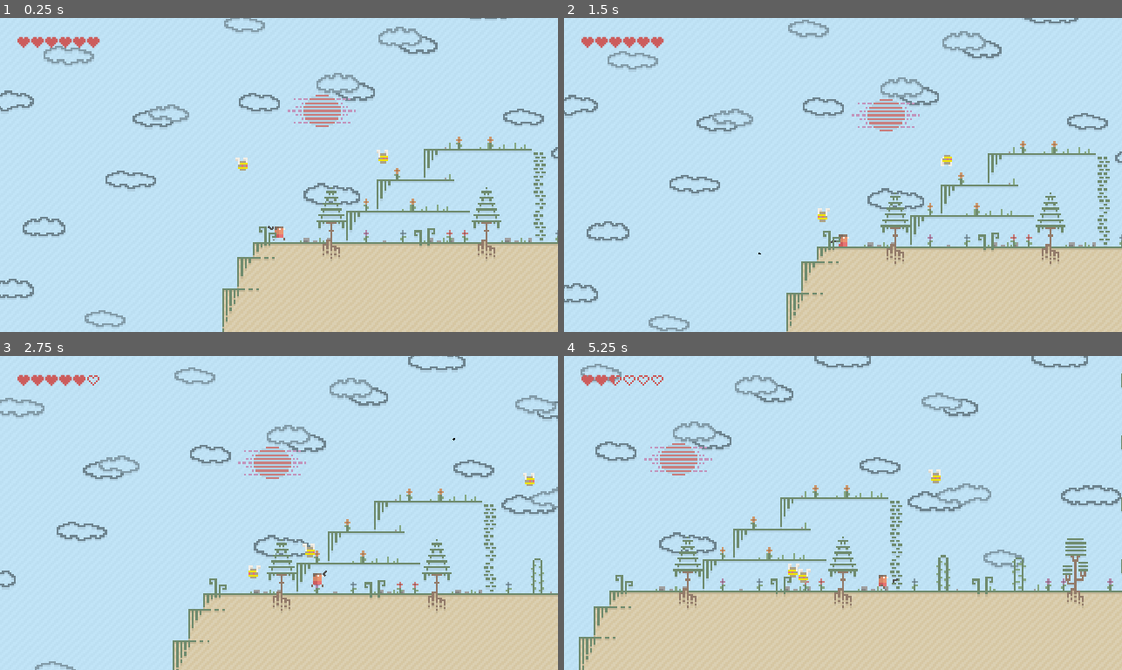
Above: before the commit, frames 1-4 (two rows, left to right).
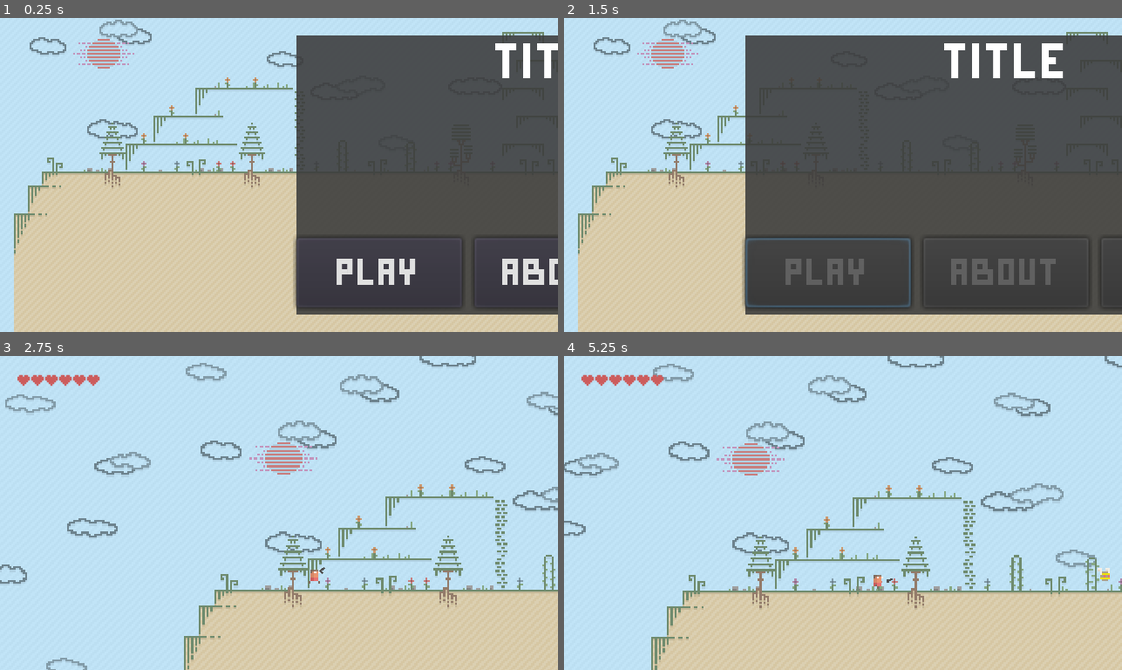
Above: after the commit, the same moments.

Repository: pstupka/Plant-and-survive
Game: Godot game, scene res://src/Levels/Main.tscn
Same seed, same stepped clock (60 frames per second), same inputs: the game is played once before the commit and once after it. Before the commit the project starts from res://src/Levels/TestLevel.tscn.
Inputs (mouse positions are in pixels of both pictures, inside the frame that each line leads up to):
- Up to frame 1 (0.25 s): no input
- Up to frame 2 (1.5 s): click (843, 272) at 0.5 s, where only the run after the commit has a clickable "ABOUT"; click (664, 272) at 1.25 s, where only the run after the commit has a clickable "PLAY"
- Up to frame 3 (2.75 s): move the mouse to (401, 497) at 2.02 s; hold Right (move_right) from 2.03 s (still down); tap Space (shoot) at 2.1 s; tap Up (jump) at 2.27 s
- Up to frame 4 (5.25 s): move the mouse to (731, 528) at 2.77 s; tap Up (jump) at 3.02, 4.52 s; move the mouse to (898, 443) at 3.52 s; release Right (move_right) at 3.53 s; hold Left (move_left) 3.53-4.28 s; move the mouse to (815, 575) at 4.27 s; hold Right (move_right) from 4.28 s (still down); tap Space (shoot) at 4.35 s; move the mouse to (1010, 560) at 5.02 s

The runs differ from the first frame. In frame 1, 68% of the frame differs, in the area x 0-100%, y 0-100%; in frame 2, 78%; in frame 3, 9.4%; in frame 4, 13%.

Commit message:
Add temp menus and game over scenario

Diff:
--- a/project.godot
+++ b/project.godot
@@ -21,7 +21,7 @@
 [application]
 
 config/name="2020 09 Vim Jam"
-run/main_scene="res://src/Levels/TestLevel.tscn"
+run/main_scene="res://src/Levels/Main.tscn"
 config/icon="res://icon.png"
 
 [autoload]
--- a/src/Actors/EnemyBee.tscn
+++ b/src/Actors/EnemyBee.tscn
@@ -55,7 +55,7 @@
 [node name="AnimatedSprite" type="AnimatedSprite" parent="."]
 frames = SubResource( 6 )
 animation = "idle"
-frame = 3
+frame = 1
 playing = true
 
 [node name="CollisionShape2D" type="CollisionShape2D" parent="."]
--- /dev/null
+++ b/src/GUI/GameOver.tscn
@@ -0,0 +1,84 @@
+[gd_scene load_steps=6 format=2]
+
+[ext_resource path="res://Assets/Fonts/pixel.ttf" type="DynamicFontData" id=1]
+[ext_resource path="res://src/scripts/BaseScreen.gd" type="Script" id=2]
+
+[sub_resource type="DynamicFont" id=4]
+size = 28
+font_data = ExtResource( 1 )
+
+[sub_resource type="Theme" id=5]
+
+[sub_resource type="DynamicFont" id=3]
+size = 21
+font_data = ExtResource( 1 )
+
+[node name="GameOverScreen" type="CanvasLayer"]
+offset = Vector2( 320, 0 )
+transform = Transform2D( 1, 0, 0, 1, 320, 0 )
+script = ExtResource( 2 )
+
+[node name="MarginContainer" type="MarginContainer" parent="."]
+anchor_right = 1.0
+anchor_bottom = 1.0
+custom_constants/margin_right = 10
+custom_constants/margin_top = 10
+custom_constants/margin_left = 10
+custom_constants/margin_bottom = 10
+__meta__ = {
+"_edit_use_anchors_": false
+}
+
+[node name="ColorRect" type="ColorRect" parent="MarginContainer"]
+margin_left = 10.0
+margin_top = 10.0
+margin_right = 310.0
+margin_bottom = 170.0
+color = Color( 0.24, 0.24, 0.24, 0.890196 )
+
+[node name="Label" type="Label" parent="MarginContainer/ColorRect"]
+margin_right = 300.0
+margin_bottom = 31.0
+custom_fonts/font = SubResource( 4 )
+text = "GAME OVER"
+align = 1
+__meta__ = {
+"_edit_use_anchors_": false
+}
+
+[node name="HBoxContainer" type="HBoxContainer" parent="MarginContainer/ColorRect"]
+margin_top = 116.0
+margin_right = 300.0
+margin_bottom = 156.0
+grow_horizontal = 2
+grow_vertical = 2
+size_flags_horizontal = 3
+size_flags_vertical = 3
+custom_constants/separation = 7
+__meta__ = {
+"_edit_use_anchors_": false
+}
+
+[node name="MainMenu" type="Button" parent="MarginContainer/ColorRect/HBoxContainer" groups=[
+"buttons",
+]]
+margin_right = 146.0
+margin_bottom = 40.0
+size_flags_horizontal = 3
+size_flags_vertical = 3
+theme = SubResource( 5 )
+custom_fonts/font = SubResource( 3 )
+text = "MAIN MENU"
+
+[node name="Quit" type="Button" parent="MarginContainer/ColorRect/HBoxContainer" groups=[
+"buttons",
+]]
+margin_left = 153.0
+margin_right = 300.0
+margin_bottom = 40.0
+size_flags_horizontal = 3
+size_flags_vertical = 3
+custom_fonts/font = SubResource( 3 )
+text = "QUIT"
+
+[node name="Tween" type="Tween" parent="."]
--- /dev/null
+++ b/src/GUI/Scenes.tscn
@@ -0,0 +1,12 @@
+[gd_scene load_steps=4 format=2]
+
+[ext_resource path="res://src/GUI/GameOver.tscn" type="PackedScene" id=1]
+[ext_resource path="res://src/scripts/Scenes.gd" type="Script" id=2]
+[ext_resource path="res://src/GUI/TitleScreen.tscn" type="PackedScene" id=3]
+
+[node name="Scenes" type="Node"]
+script = ExtResource( 2 )
+
+[node name="TitleScreen" parent="." instance=ExtResource( 3 )]
+
+[node name="GameOverScreen" parent="." instance=ExtResource( 1 )]
--- /dev/null
+++ b/src/GUI/TitleScreen.tscn
@@ -0,0 +1,92 @@
+[gd_scene load_steps=5 format=2]
+
+[ext_resource path="res://Assets/Fonts/pixel.ttf" type="DynamicFontData" id=1]
+[ext_resource path="res://src/scripts/BaseScreen.gd" type="Script" id=2]
+
+[sub_resource type="DynamicFont" id=1]
+size = 28
+font_data = ExtResource( 1 )
+
+[sub_resource type="DynamicFont" id=2]
+size = 21
+font_data = ExtResource( 1 )
+
+[node name="GameOverScreen" type="CanvasLayer"]
+offset = Vector2( 320, 0 )
+transform = Transform2D( 1, 0, 0, 1, 320, 0 )
+script = ExtResource( 2 )
+
+[node name="MarginContainer" type="MarginContainer" parent="."]
+anchor_right = 1.0
+anchor_bottom = 1.0
+custom_constants/margin_right = 10
+custom_constants/margin_top = 10
+custom_constants/margin_left = 10
+custom_constants/margin_bottom = 10
+__meta__ = {
+"_edit_use_anchors_": false
+}
+
+[node name="ColorRect" type="ColorRect" parent="MarginContainer"]
+margin_left = 10.0
+margin_top = 10.0
+margin_right = 310.0
+margin_bottom = 170.0
+color = Color( 0.24, 0.24, 0.24, 0.890196 )
+
+[node name="Label" type="Label" parent="MarginContainer/ColorRect"]
+margin_right = 300.0
+margin_bottom = 31.0
+custom_fonts/font = SubResource( 1 )
+text = "TITLE"
+align = 1
+__meta__ = {
+"_edit_use_anchors_": false
+}
+
+[node name="HBoxContainer" type="HBoxContainer" parent="MarginContainer/ColorRect"]
+margin_top = 116.0
+margin_right = 300.0
+margin_bottom = 156.0
+grow_horizontal = 2
+grow_vertical = 2
+size_flags_horizontal = 3
+size_flags_vertical = 3
+custom_constants/separation = 7
+__meta__ = {
+"_edit_use_anchors_": false
+}
+
+[node name="Play" type="Button" parent="MarginContainer/ColorRect/HBoxContainer" groups=[
+"buttons",
+]]
+margin_right = 95.0
+margin_bottom = 40.0
+size_flags_horizontal = 3
+size_flags_vertical = 3
+custom_fonts/font = SubResource( 2 )
+text = "PLAY"
+
+[node name="About" type="Button" parent="MarginContainer/ColorRect/HBoxContainer" groups=[
+"buttons",
+]]
+margin_left = 102.0
+margin_right = 197.0
+margin_bottom = 40.0
+size_flags_horizontal = 3
+size_flags_vertical = 3
+custom_fonts/font = SubResource( 2 )
+text = "ABOUT"
+
+[node name="Quit" type="Button" parent="MarginContainer/ColorRect/HBoxContainer" groups=[
+"buttons",
+]]
+margin_left = 204.0
+margin_right = 300.0
+margin_bottom = 40.0
+size_flags_horizontal = 3
+size_flags_vertical = 3
+custom_fonts/font = SubResource( 2 )
+text = "QUIT"
+
+[node name="Tween" type="Tween" parent="."]
--- a/src/Levels/HUD.tscn
+++ b/src/Levels/HUD.tscn
@@ -4,12 +4,10 @@
 [ext_resource path="res://Assets/Player/health_bar_filled.png" type="Texture" id=2]
 [ext_resource path="res://src/scripts/HUD.gd" type="Script" id=3]
 
-[node name="HUD" type="Node2D"]
+[node name="HUD" type="CanvasLayer"]
 script = ExtResource( 3 )
 
-[node name="CanvasLayer" type="CanvasLayer" parent="."]
-
-[node name="HealthBar" type="TextureProgress" parent="CanvasLayer"]
+[node name="HealthBar" type="TextureProgress" parent="."]
 margin_left = 9.89631
 margin_top = 9.72936
 margin_right = 57.8963
--- a/src/Levels/TestLevel.tscn
+++ b/src/Levels/Main.tscn
@@ -1,11 +1,10 @@
-[gd_scene load_steps=31 format=2]
-
-[ext_resource path="res://Assets/Paper_Pixels/Tiles_air.png" type="Texture" id=1]
-[ext_resource path="res://Assets/Paper_Pixels/Tiles.png" type="Texture" id=2]
-[ext_resource path="res://src/Actors/Player.tscn" type="PackedScene" id=3]
-[ext_resource path="res://src/scripts/TestLevel.gd" type="Script" id=4]
-[ext_resource path="res://src/Actors/EnemyBee.tscn" type="PackedScene" id=5]
-[ext_resource path="res://src/Levels/HUD.tscn" type="PackedScene" id=6]
+[gd_scene load_steps=30 format=2]
+
+[ext_resource path="res://Assets/Paper_Pixels/Tiles.png" type="Texture" id=1]
+[ext_resource path="res://src/scripts/Main.gd" type="Script" id=2]
+[ext_resource path="res://Assets/Paper_Pixels/Tiles_air.png" type="Texture" id=3]
+[ext_resource path="res://src/Levels/HUD.tscn" type="PackedScene" id=4]
+[ext_resource path="res://src/GUI/Scenes.tscn" type="PackedScene" id=7]
 
 [sub_resource type="ConvexPolygonShape2D" id=1]
 points = PoolVector2Array( 0, 0, 16, 0, 16, 8, 0, 8 )
@@ -1076,12 +1075,14 @@
 85/shapes = [  ]
 85/z_index = 0
 
-[node name="TestLevel" type="Node2D" groups=[
+[node name="Main" type="Node2D" groups=[
 "enemies",
 ]]
-script = ExtResource( 4 )
-
-[node name="HUD" parent="." instance=ExtResource( 6 )]
+script = ExtResource( 2 )
+
+[node name="Scenes" parent="." instance=ExtResource( 7 )]
+
+[node name="HUD" parent="." instance=ExtResource( 4 )]
 
 [node name="Background_tilemap" type="TileMap" parent="."]
 z_index = 1
@@ -1102,17 +1103,6 @@
 format = 1
 tile_data = PoolIntArray( -589787, 24, 0, -589786, 34, 0, -589785, 25, 0, -458716, 24, 0, -458715, 34, 0, -458714, 25,  …(3595 unchanged characters)…
 
-[node name="Player" parent="." instance=ExtResource( 3 )]
-position = Vector2( 37.3809, 74.0627 )
-
-[node name="Bee" parent="." instance=ExtResource( 5 )]
-position = Vector2( 89.8489, 44.7045 )
-
-[node name="Bee2" parent="." instance=ExtResource( 5 )]
-position = Vector2( 191.045, 29.5586 )
-
-[node name="Bee3" parent="." instance=ExtResource( 5 )]
-position = Vector2( 13.3, 42.5765 )
-[connection signal="health_changed" from="Player" to="HUD" method="_on_Player_health_changed"]
-
-[editable path="Player"]
+[node name="StartPosition" type="Position2D" parent="."]
+position = Vector2( 40.5578, 80.2794 )
+[connection signal="start_game" from="Scenes" to="." method="new_game"]
--- /dev/null
+++ b/src/scripts/BaseScreen.gd
@@ -0,0 +1,20 @@
+extends CanvasLayer
+
+
+# Declare member variables here. Examples:
+# var a = 2
+# var b = "text"
+onready var tween = $Tween
+
+
+func appear():
+	get_tree().call_group("buttons", "set_disabled", false)
+	tween.interpolate_property(self, "offset:x", 320, 0,
+					0.5, Tween.TRANS_BACK, Tween.EASE_IN_OUT)
+	tween.start()
+
+func disappear():
+	get_tree().call_group("buttons", "set_disabled", true)
+	tween.interpolate_property(self, "offset:x", 0, 320,
+					0.4, Tween.TRANS_BACK, Tween.EASE_IN_OUT)
+	tween.start()
--- a/src/scripts/EnemyBee.gd
+++ b/src/scripts/EnemyBee.gd
@@ -39,11 +39,10 @@
 
 
 func handle_animation_state(velocity: Vector2) -> void:
-	if knockback:
-		if velocity.x > 0:
-			_animated_sprite.flip_h = false
-		elif velocity.x < 0:
-			_animated_sprite.flip_h = true
+	if velocity.x > 0:
+		_animated_sprite.flip_h = false
+	elif velocity.x < 0:
+		_animated_sprite.flip_h = true
 	_animated_sprite.animation = "attack" if is_attacking else "idle"
 
 
--- a/src/scripts/HUD.gd
+++ b/src/scripts/HUD.gd
@@ -1,13 +1,18 @@
-extends Node2D
+extends CanvasLayer
 
 
-onready var _health_bar = $CanvasLayer/HealthBar
+onready var _health_bar = $HealthBar
 
 # Called when the node enters the scene tree for the first time.
 func _ready():
 	var player_max_health = 100
 	_health_bar.max_value = player_max_health
 
-
 func _on_Player_health_changed(value):
 	_health_bar.value = value
+
+func hide():
+	_health_bar.hide()
+
+func show():
+	_health_bar.show()
--- /dev/null
+++ b/src/scripts/Main.gd
@@ -0,0 +1,33 @@
+extends Node2D
+
+var _player = preload("res://src/Actors/Player.tscn")
+var _enemy = preload("res://src/Actors/EnemyBee.tscn")
+
+var player
+var highscore = 0
+
+var level = 0
+
+# Called when the node enters the scene tree for the first time.
+func _ready():
+	$HUD.hide()
+
+func new_game():
+	level = 1
+	player = _player.instance()
+	player.position = $StartPosition.position
+	add_child(player)
+	player.connect("died", self, "_on_Player_died")
+	player.connect("health_changed", $HUD, "_on_Player_health_changed")
+	$HUD.show()
+	spawn_enemy()
+
+func spawn_enemy():
+	var enemy = _enemy.instance()
+	enemy.position = $StartPosition.position
+	enemy.position.x += 200
+	add_child(enemy)
+
+func _on_Player_died():
+	$HUD.hide()
+	$Scenes.game_over();
--- a/src/scripts/Player.gd
+++ b/src/scripts/Player.gd
@@ -1,7 +1,7 @@
 extends Actor
 
 
-signal health_changed
+signal health_changed(value)
 signal died
 
 
--- /dev/null
+++ b/src/scripts/Scenes.gd
@@ -0,0 +1,37 @@
+extends Node
+
+signal start_game
+
+var current_screen
+
+func _ready():
+	register_buttons()
+	change_screen($TitleScreen)
+
+func _on_button_pressed(button):
+	match button.name:
+		"Play":
+			change_screen(null)
+			yield(get_tree().create_timer(0.5), "timeout")
+			emit_signal("start_game")
+		"MainMenu":
+			get_tree().reload_current_scene()
+
+func register_buttons():
+	var buttons = get_tree().get_nodes_in_group("buttons")
+	for button in buttons:
+		print("registered ", button.name)
+		button.connect("pressed", self, "_on_button_pressed", [button])
+
+func change_screen(new_screen):
+	if current_screen:
+		current_screen.disappear()
+		yield(current_screen.tween, "tween_completed")
+	current_screen = new_screen
+	if new_screen:
+		current_screen.appear()
+		yield(current_screen.tween, "tween_completed")
+
+func game_over():
+	yield(get_tree().create_timer(2), "timeout")
+	change_screen($GameOverScreen)
--- a/src/scripts/TestLevel.gd
+++ /dev/null
@@ -1,16 +0,0 @@
-extends Node2D
-
-
-# Declare member variables here. Examples:
-# var a = 2
-# var b = "text"
-
-
-# Called when the node enters the scene tree for the first time.
-func _ready():
-	pass
-
-
-# Called every frame. 'delta' is the elapsed time since the previous frame.
-#func _process(delta):
-#	pass
Not shown: 86 places in src/Levels/Main.tscn that only renumber resources
